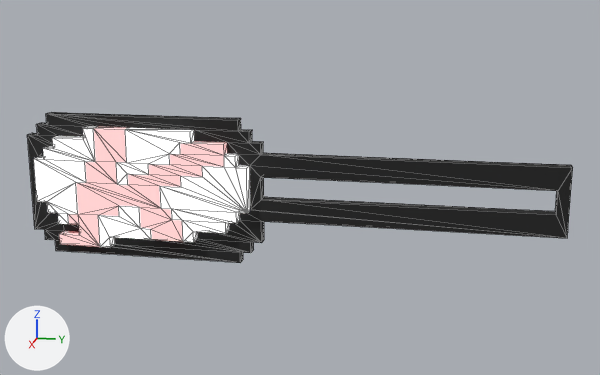
Two versions of the glTF model public/buildings/smallSign/comicStoreSign.glb, one commit apart.
The view is the same before and after, from a camera (50 mm lens) standing at (9.69, -0.87, 11.85) and looking at (2.71, -2.27, 10.1). Lighting does not change. The marker at lower left points along +X, +Y and +Z. Mesh edges are drawn as thin lines. Where no turn or scale is listed for an object, it has been applied to the vertices. Vertices at the same position are counted once.

Before the edit, the objects in view are built like this:
```python
me_objobject = bpy.data.meshes.new('ObjObject')
me_objobject.from_pydata(...)  # 274 vertices, 548 faces; spans x 2.6..2.9, y -4.8..0.0, z 9.4..10.7
# faces by material slot: [192, 232, 124]
me_objobject.materials.append(mat_palette)  # picture img_comic_store_sign
me_objobject.materials.append(mat_putih)  # white #ffffff
me_objobject.materials.append(mat_merah)  # white #ffffff
ob_objobject = bpy.data.objects.new('ObjObject', me_objobject)
ob_objobject.location = (0.0, 0.0, 0.0)
```
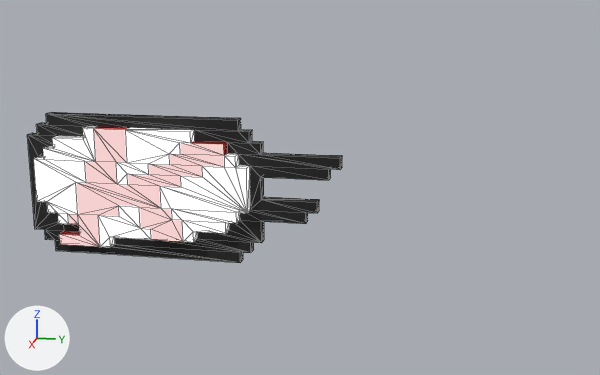
The newer file is also turned or shifted as a whole; pictures and numbers use the older file's frame.

Diff of the bpy script that builds the scene:
```diff
--- a/public/buildings/smallSign/comicStoreSign.glb.py
+++ b/public/buildings/smallSign/comicStoreSign.glb.py
@@ me_objobject @@
 # used by ob_objobject; location = (0.0, 0.0, 0.0)
-me_objobject.from_pydata(...)  # 274 vertices, 548 faces; spans x 2.6..2.9, y -4.8..0.0, z 9.4..10.7
+me_objobject.from_pydata(...)  # 282 vertices, 560 faces; spans x 2.6..2.9, y -4.8..-1.9, z 9.4..10.7
+# me_objobject part 1
+# 8 vertices are removed from x 2.7..2.8, y -0.1..0.0, z 9.8..10.4
+# 32 faces are deleted
+# 16 vertices are added at x 2.7..2.8, y -2.2..-1.9, z 9.8..10.4
+# 44 new faces join them, mat_palette (picture img_comic_store_sign)
+# me_objobject part 2: 36 faces spanning x 2.6..2.9, y -4.5..-2.9, z 9.5..10.6 switch from mat_merah (white #ffffff) to mat_palette (picture img_comic_store_sign)
 me_objobject.materials.append(mat_putih)
```

Boxes [x1, y1, x2, y2] around the edits, measured in the pictures (600 x 375 px; the box of a moved part takes in the faces that stretch with it):
'ObjObject', reshaped (42% narrower): before [27, 112, 573, 263]; after [27, 112, 342, 263]
part 1 of me_objobject, moved or reshaped: before [239, 153, 573, 238]; after [239, 153, 342, 224]
part 2 of me_objobject, recoloured: [60, 127, 227, 235] in both
